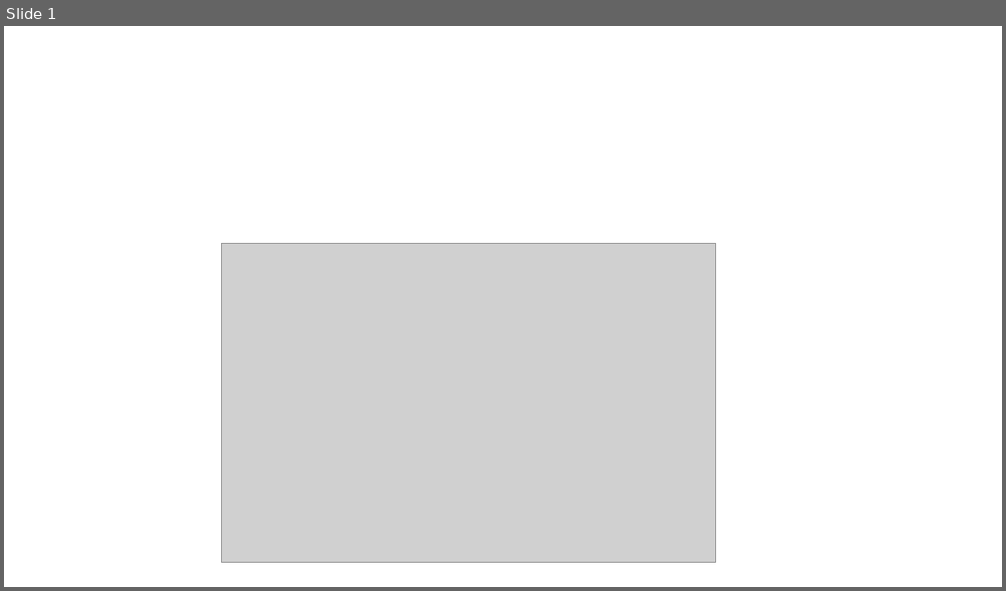
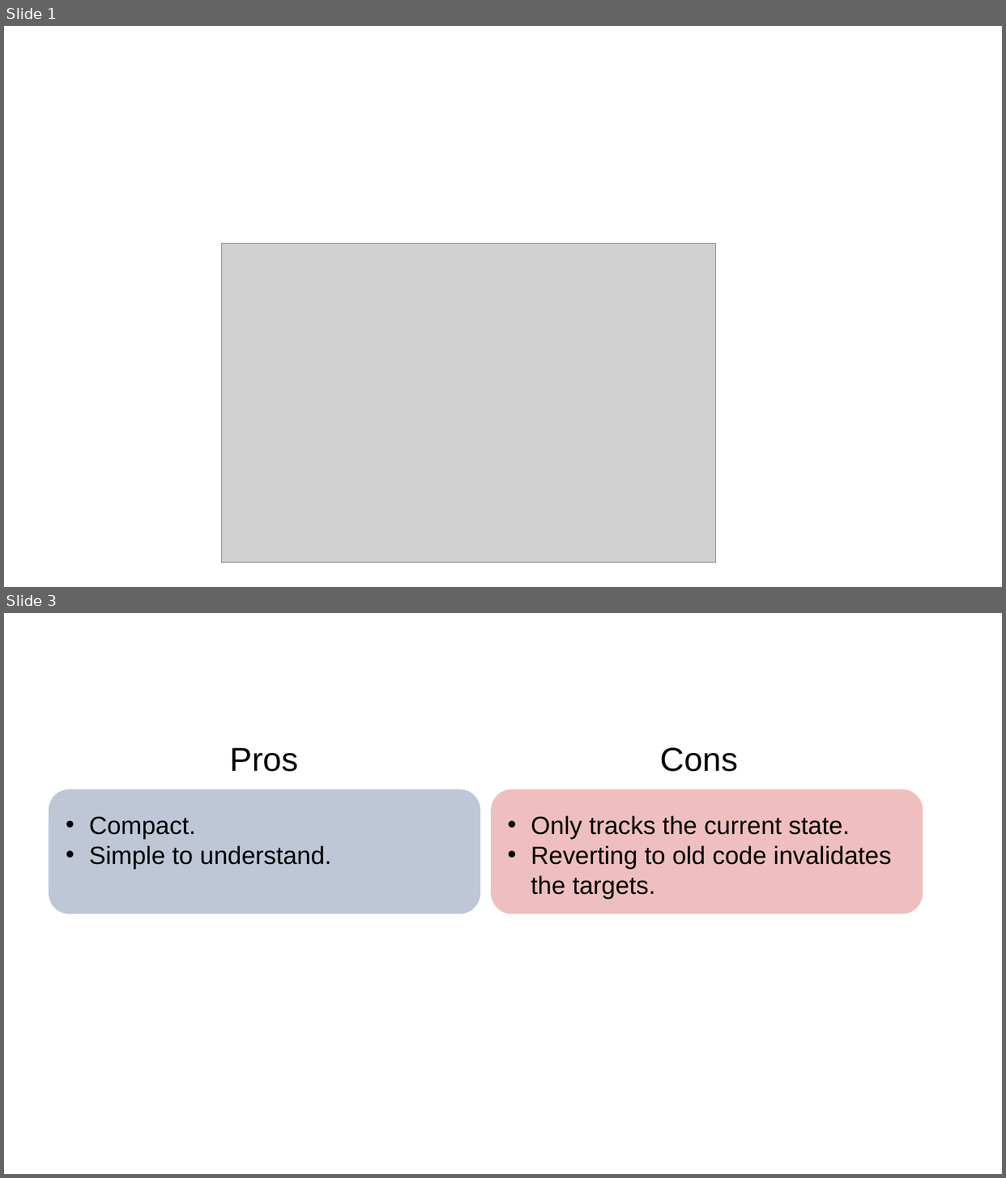
Before and after one commit to wlandau/user-conf-2022, a slide deck: images/images.pptx. Shown one above the other, each under a label of ours: slide 1 before the commit, slides 1 and 3 after it; the slides between them are not shown. The pictures are 1006x591 and 1006x1178 pixels, drawn with LibreOffice and Linux fonts; fonts in the diff are those of the drawing; grey boxes stand for pictures. Boxes give left, top, right and bottom in pixels: in the first picture for what was removed or moved away, otherwise in the second. Text is boxed around its words. In the diff, an @@ line names an element or a change of style, - is before the commit and + after.

```diff
--- a/images/images.pptx
+++ b/images/images.pptx
@@ slide 3 added at bbox=[4, 613, 1002, 1174], background #FFFFFF @@
@@ text added at bbox=[230, 747, 298, 772], 32 pt, text #000000 @@
+Pros
@@ text added at bbox=[660, 747, 738, 772], 32 pt, text #000000 @@
+Cons
@@ rounded rectangle added at bbox=[49, 790, 481, 914], fill #002060 at 25% opacity @@
@@ rounded rectangle added at bbox=[492, 790, 923, 914], fill #C00000 at 25% opacity @@
@@ text added at bbox=[89, 816, 332, 868], 24 pt, text #000000 @@
+• Compact.
+• Simple to understand.
@@ text added at bbox=[530, 815, 892, 898], 24 pt, text #000000 @@
+• Only tracks the current state.
+• Reverting to old code invalidates the targets.
```
Also in this commit, not shown: 1 slide changed, 1 other slide added, 7 other files.
